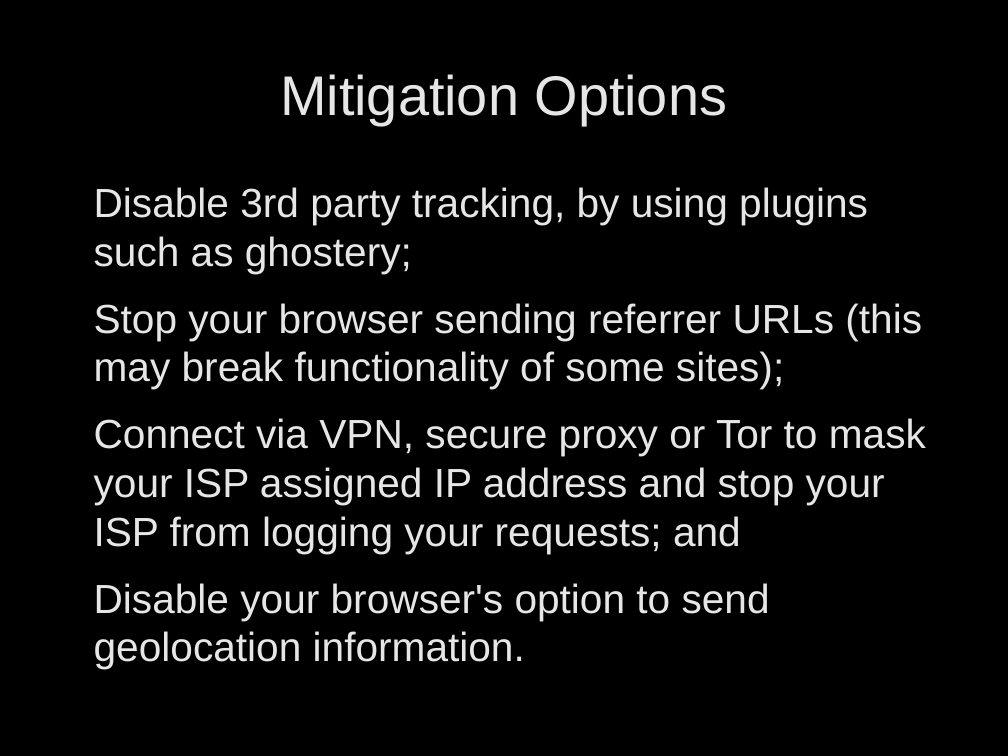
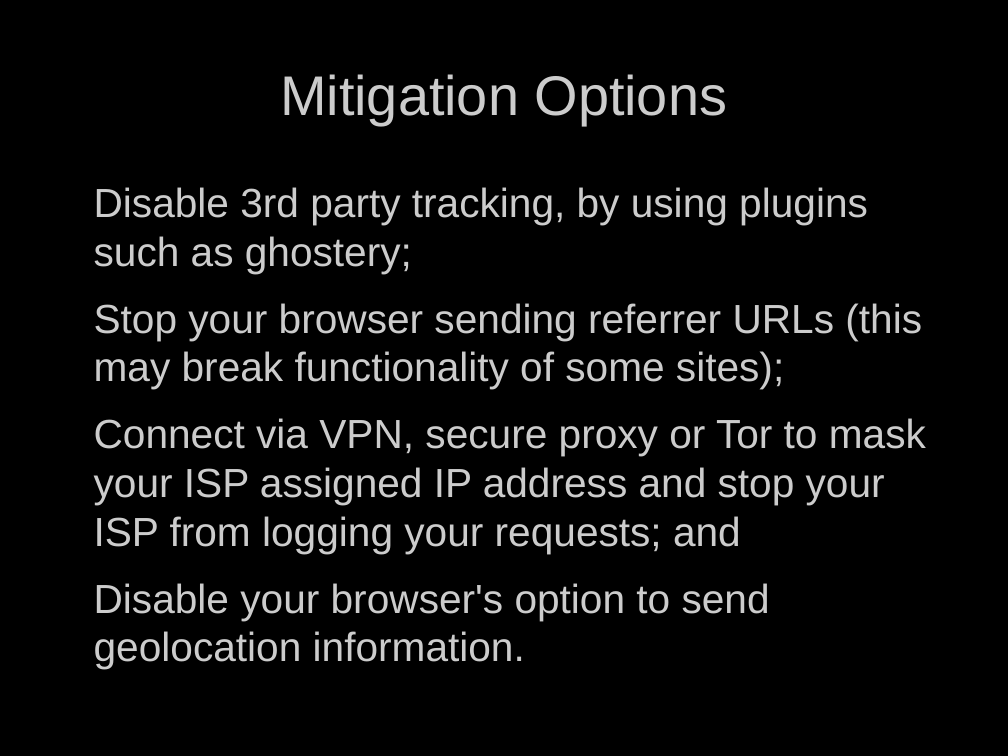
Before and after one commit to bendechrai/preso-security-privacy-anonymity, a slide deck: slide 28 of security-privacy-anonymity.odp (slide 20 before the commit). Drawn at 1008x756 pixels with LibreOffice and Linux fonts; fonts in the diff are those of the drawing. Boxes give left, top, right and bottom in pixels: in the first picture for what was removed or moved away, otherwise in the second. Text is boxed around its words. In the diff, an @@ line names an element or a change of style, - is before the commit and + after.

```diff
--- a/security-privacy-anonymity.odp
+++ b/security-privacy-anonymity.odp
@@ title "Mitigation Options" at <box>280,74,727,125</box>: text colour #E6E6E6 to #CCCCCC @@
@@ text "Disable 3rd party tracking, by ..." at <box>94,187,926,669</box>: text colour #E6E6E6 to #CCCCCC @@
```
Also in this commit, not shown: 9 other slides changed, 15 slides added, 2 slides removed.
